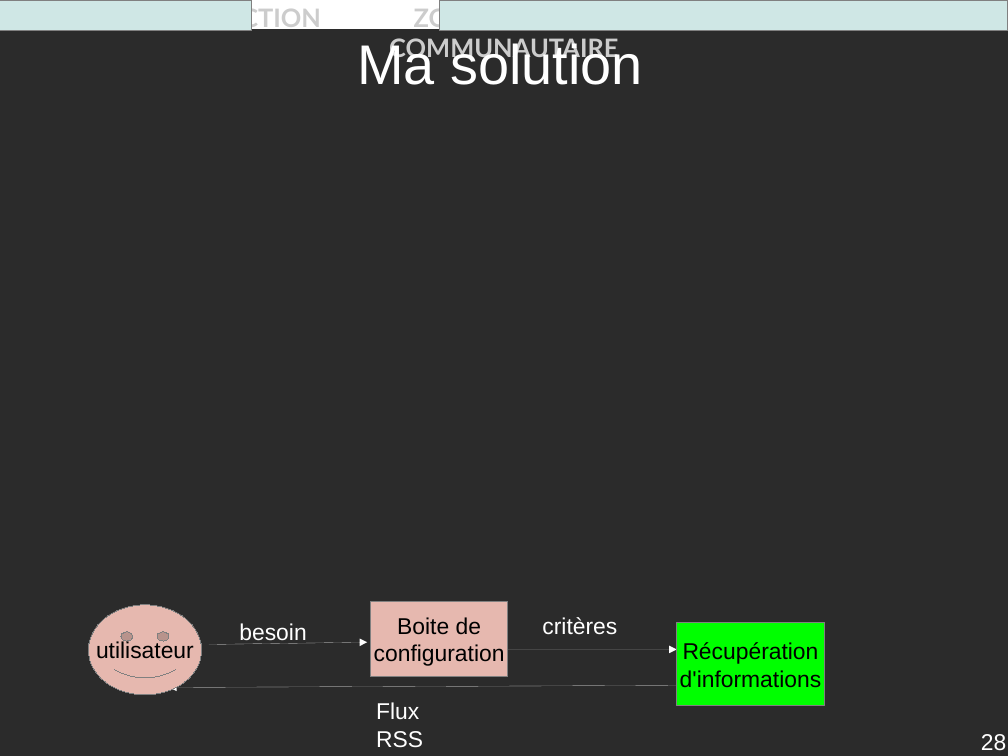
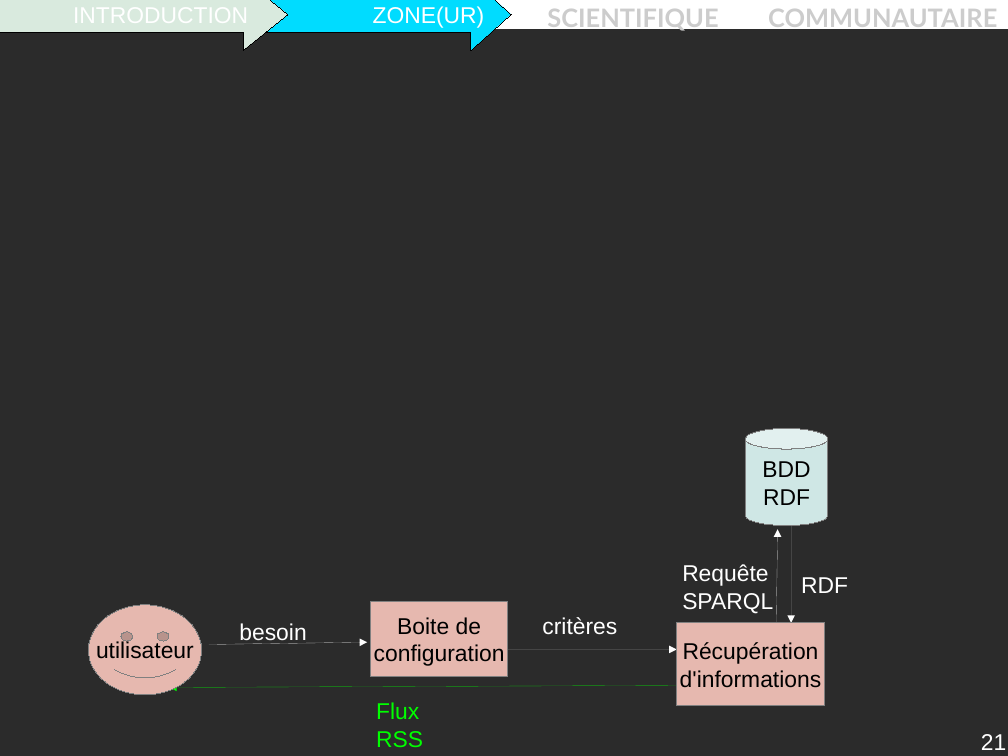
Before and after one commit to descl/ZONE, a slide deck: slide 21 of Rapport/presentation.odp (slide 28 before the commit). Drawn at 1008x756 pixels with LibreOffice and Linux fonts; fonts in the diff are those of the drawing; background and template pictures are left out; a plain dark background stands for a picture behind light text. Boxes give left, top, right and bottom in pixels: in the first picture for what was removed or moved away, otherwise in the second. Text is boxed around its words. In the diff, an @@ line names an element or a change of style, - is before the commit and + after.

```diff
--- a/Rapport/presentation.odp
+++ b/Rapport/presentation.odp
@@ text "INTRODUCTION ZONE(UR) SCIENTIFIQUE COMMUNAUTAIRE" rewrapped from <box>124,5,796,63</box> to <box>299,7,997,32</box> @@
@@ rectangle removed at <box>0,0,252,30</box> @@
@@ right arrow added at <box>0,0,288,50</box>, fill #D9EADE, outline #000000 0 pt, 18 pt, text #FFFFFF @@
+INTRODUCTION
@@ right arrow added at <box>227,0,511,50</box>, fill #00DCFF, outline #000000 0 pt, 18 pt, text #FFFFFF @@
+ZONE(UR)
@@ rectangle removed at <box>439,0,1008,30</box> @@
@@ title removed at <box>357,40,642,85</box> @@
-Ma solution
@@ cylinder added at <box>745,429,829,526</box>, fill #CFE7E5, outline #808080 0 pt, 18 pt, text #000000 @@
+BDD
+RDF
@@ arrow added from (776, 681) to (777, 530), #FFFFFF 0 pt @@
@@ arrow added from (791, 526) to (791, 623), #FFFFFF 0 pt @@
@@ text added at <box>682,564,773,614</box>, 18 pt, text #FFFFFF @@
+Requête
+SPARQL
@@ text added at <box>801,577,848,593</box>, 18 pt, text #FFFFFF @@
+RDF
@@ rectangle "Récupération" at <box>677,623,824,706</box>: fill #00FF00 to #E6B8AF @@
@@ arrow (677, 686) - (169, 688): stroke #FFFFFF 0 pt to #00FF00 0 pt @@
@@ text "Flux RSS" at <box>376,702,423,748</box>: text colour #FFFFFF to #00FF00 @@
@@ page number at <box>981,734,1006,750</box>: text changed @@
-28
+21
```
Also in this commit, not shown: 27 other slides changed, 8 slides added, 20 slides removed.
